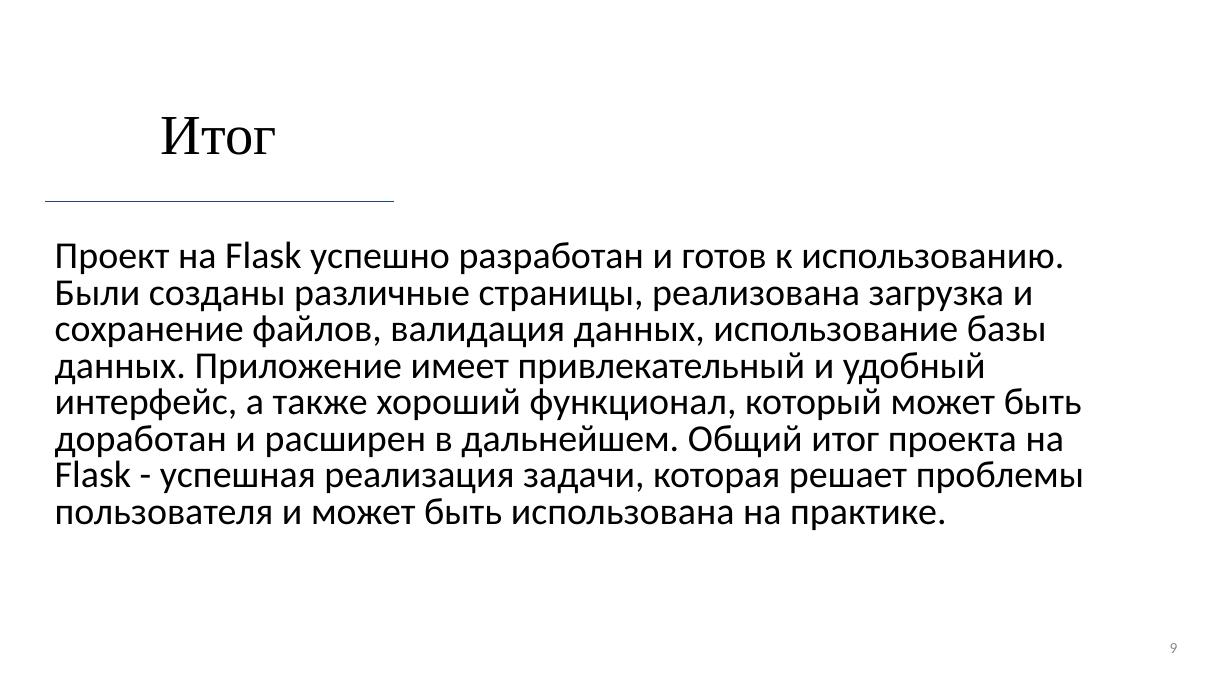
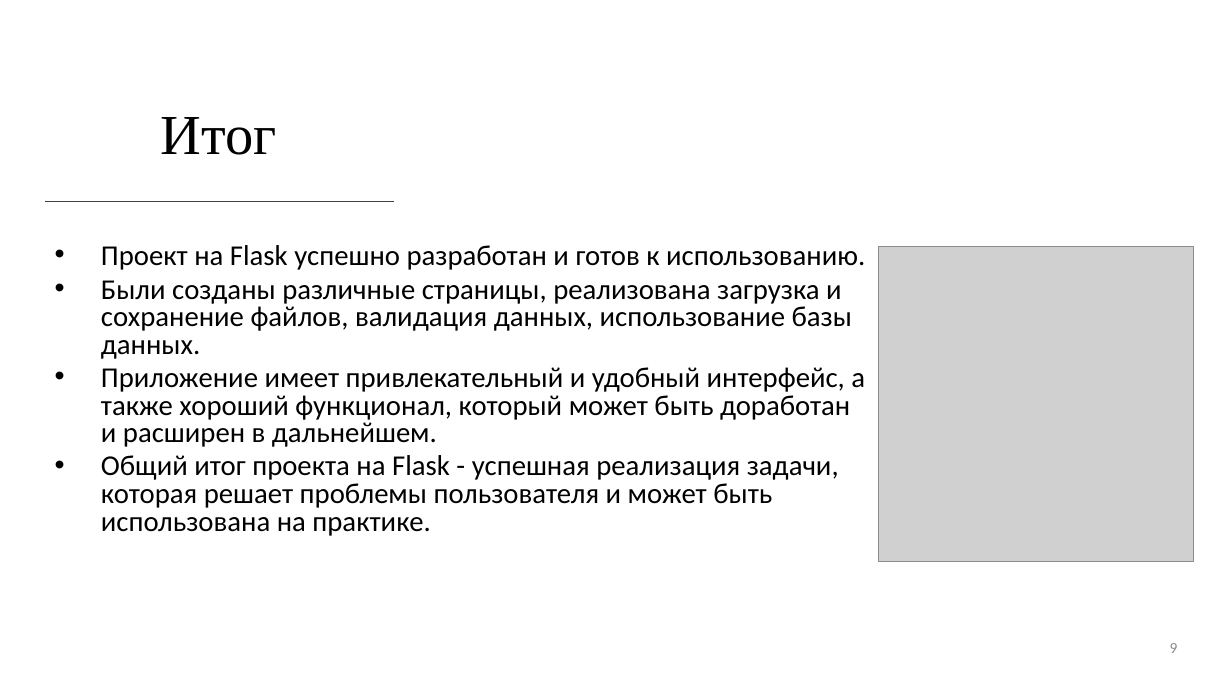
Before and after one commit to R1ccoon/Ip3s, a slide deck: slide 9 of not_site_files/pres.pptx. Drawn at 1232x693 pixels with LibreOffice and Linux fonts; fonts in the diff are those of the drawing; grey boxes stand for pictures. Boxes give left, top, right and bottom in pixels: in the first picture for what was removed or moved away, otherwise in the second. Text is boxed around its words. In the diff, an @@ line names an element or a change of style, - is before the commit and + after.

```diff
--- a/not_site_files/pres.pptx
+++ b/not_site_files/pres.pptx
@@ text at box(101, 245, 865, 536): text changed; size 29.6 to 22.4 pt @@
-Проект на Flask успешно разработан и готов к использованию. Были созданы различные страницы, реализована загрузка и сохранение файлов, валидация данных, использование базы данных. Приложение имеет привлекательный и удобный интерфейс, а также хороший функционал, который может быть доработан и расширен в дальнейшем. Общий итог проекта на Flask - успешная реализация задачи, которая решает проблемы пользователя и может быть использована на практике.
+• Проект на Flask успешно разработан и готов к использованию.
+• Были созданы различные страницы, реализована загрузка и сохранение файлов, валидация данных, использование базы данных.
+• Приложение имеет привлекательный и удобный интерфейс, а также хороший функционал, который может быть доработан и расширен в дальнейшем.
+• Общий итог проекта на Flask - успешная реализация задачи, которая решает проблемы пользователя и может быть использована на практике.
@@ picture added at box(879, 247, 1194, 562) @@
```
Also in this commit, not shown: 6 other slides changed.
